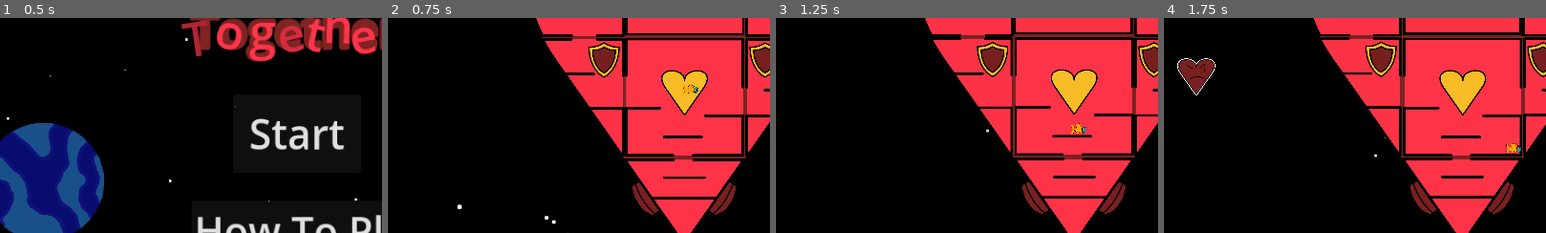
Above: before the commit, frames 1-4 (left to right).
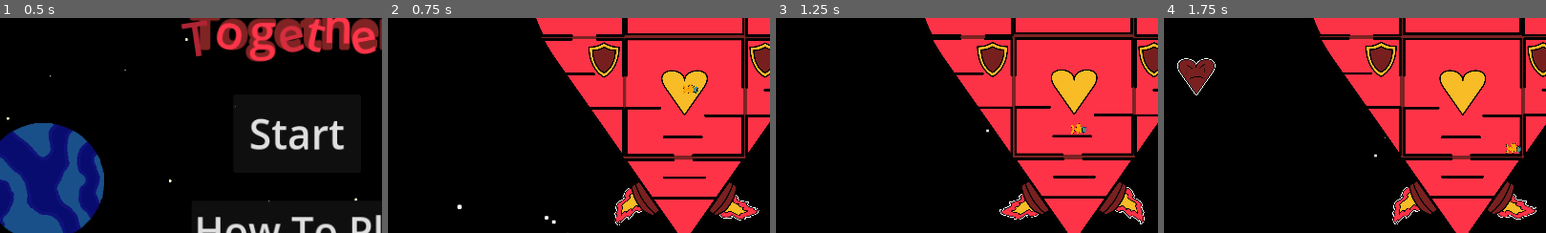
Above: after the commit, the same moments.

Repository: BreannaBre/GodotProject
Game: Godot game, scene res://scenes/main.tscn
Same seed, same stepped clock (60 frames per second), same inputs: the game is played once before the commit and once after it.
Inputs (mouse positions are % of the whole screen's width and height, from its top left):
- Up to frame 1 (0.5 s): no input
- Up to frame 2 (0.75 s): click "Start" at 0.5 s
- Up to frame 3 (1.25 s): no input
- Up to frame 4 (1.75 s): move the mouse to (72, 45) at 1.27 s; hold Right (Player1Right) from 1.28 s (still down); tap / (Player1Interact) at 1.35 s; click (72, 45) at 1.42 s; tap Up (Player1Jump) at 1.52 s
The pictures show only the part of the screen within x 11-61%, y 32-82%; the shares and areas given below are measured in that part.

Frame 1 is identical in both runs. In frame 2, 1.1% of the frame differs, in the area x 59-98%, y 79-97%; in frame 3, 1.1%; in frame 4, 1.1%.

Commit message:
working animated thrusters (kinda goofy)

Diff:
--- a/scenes/thruster.tscn
+++ b/scenes/thruster.tscn
@@ -1,8 +1,24 @@
-[gd_scene load_steps=4 format=3 uid="uid://dhb1kvtssv2lj"]
+[gd_scene load_steps=7 format=3 uid="uid://dhb1kvtssv2lj"]
 
 [ext_resource type="Script" path="res://src/thruster.gd" id="1_jaumv"]
 [ext_resource type="PhysicsMaterial" uid="uid://bi3h5q7jaitql" path="res://resources/room_physics_material.tres" id="2_l5f4c"]
 [ext_resource type="Texture2D" uid="uid://dbckheni2por4" path="res://assets/rooms/heart_ship_bottom.svg" id="3_abso5"]
+[ext_resource type="Texture2D" uid="uid://bif3xo5npfras" path="res://assets/misc/fire_frame_1.svg" id="4_ns73b"]
+[ext_resource type="Texture2D" uid="uid://ebs3o5la7ct7" path="res://assets/misc/fire_frame_2.svg" id="5_1nfsf"]
+
+[sub_resource type="SpriteFrames" id="SpriteFrames_c774w"]
+animations = [{
+"frames": [{
+"duration": 1.0,
+"texture": ExtResource("4_ns73b")
+}, {
+"duration": 1.0,
+"texture": ExtResource("5_1nfsf")
+}],
+"loop": true,
+"name": &"default",
+"speed": 10.0
+}]
 
 [node name="Thruster" type="Node2D"]
 script = ExtResource("1_jaumv")
@@ -19,6 +35,24 @@
 scale = Vector2(0.247, 0.247)
 texture = ExtResource("3_abso5")
 
+[node name="ThrusterRight" type="AnimatedSprite2D" parent="Body"]
+unique_name_in_owner = true
+position = Vector2(82, -17)
+rotation = -0.0765419
+scale = Vector2(0.141809, 0.141809)
+sprite_frames = SubResource("SpriteFrames_c774w")
+frame = 1
+frame_progress = 0.40504
+
+[node name="ThrusterLeft" type="AnimatedSprite2D" parent="Body"]
+unique_name_in_owner = true
+position = Vector2(-82, -17)
+scale = Vector2(0.141809, 0.141809)
+sprite_frames = SubResource("SpriteFrames_c774w")
+frame = 1
+frame_progress = 0.0797213
+flip_h = true
+
 [node name="OuterWall" type="CollisionPolygon2D" parent="Body"]
 polygon = PackedVector2Array(14, -90, 90, -90, 90, -84, 70, -56, 82, -49, 50, -2, 38, -10, 0, 43, -37, -9, -48, -2, -81, -49, -70, -56, -90, -85, -90, -90, -16, -90, -16, -86, -85, -86, -48, -32, 48, -32, 86, -86, 14, -86)
 
--- a/src/thruster.gd
+++ b/src/thruster.gd
@@ -1,7 +1,18 @@
 class_name Thruster
 extends Room
 
+var thruster_left: AnimatedSprite2D
+var thruster_right: AnimatedSprite2D
+
 func _ready() -> void:
+	var thruster_left_unsafe := get_node("%ThrusterLeft")
+	assert(thruster_left_unsafe is AnimatedSprite2D, "Somebody's been mucking with the thruster nodes")
+	thruster_left = thruster_left_unsafe as AnimatedSprite2D
+	thruster_left.play()
+	var thruster_right_unsafe := get_node("%ThrusterRight")
+	assert(thruster_right_unsafe is AnimatedSprite2D, "Somebody's been mucking with the thruster nodes")
+	thruster_right = thruster_right_unsafe as AnimatedSprite2D
+	thruster_right.play()
 	var body_unsafe := get_node("%Body")
 	assert(body_unsafe is RigidBody2D, "Somebody's been mucking with the thruster nodes")
 	body = body_unsafe as RigidBody2D
